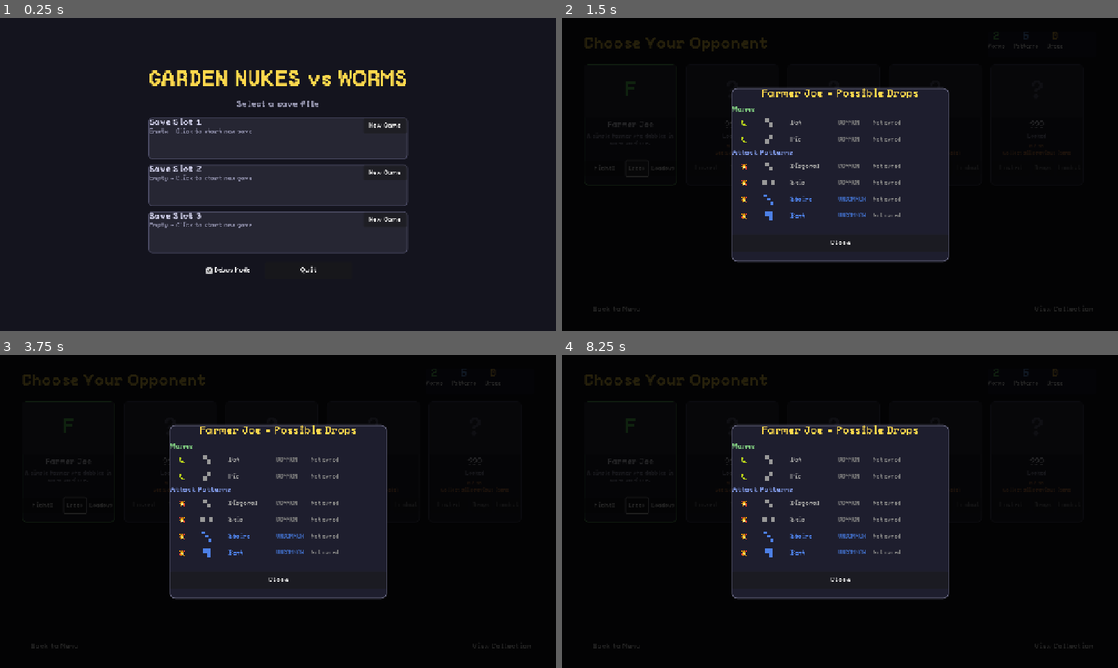
Above: before the commit, frames 1-4 (two rows, left to right).
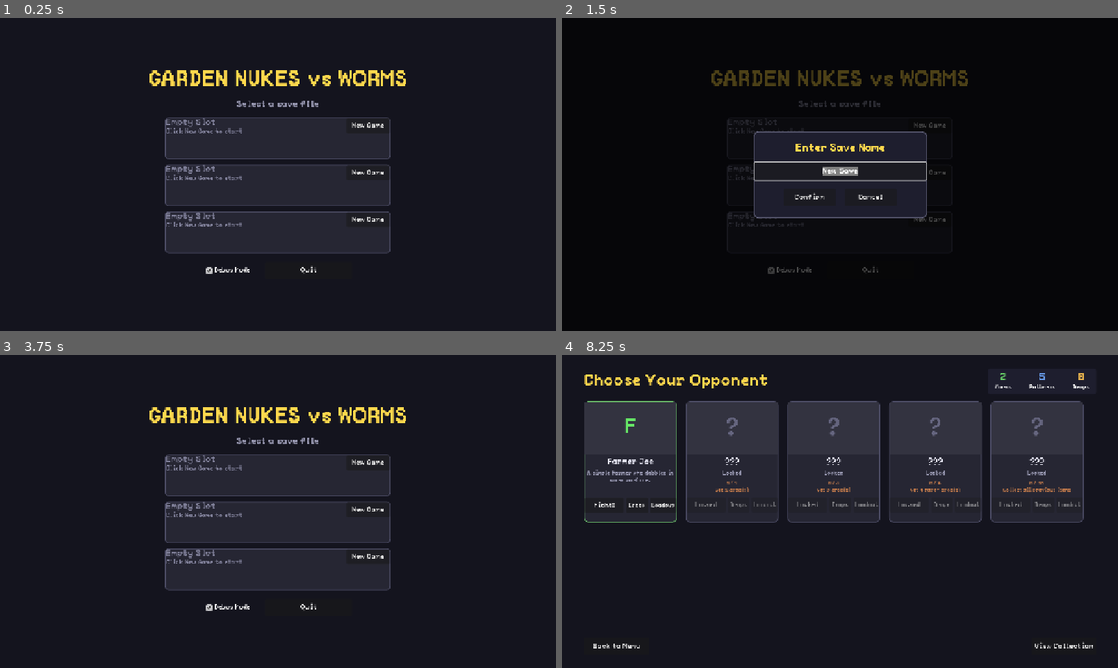
Above: after the commit, the same moments.

Repository: gdg-gdg/goldworm
Game: Godot game, scene res://StartMenu.tscn
Two runs of this game, one before a commit and one after it. Both use one fixed random seed, a clock stepped at 60 frames per second and the inputs below.
Inputs (mouse positions are in pixels of both pictures, inside the frame that each line leads up to):
- Up to frame 1 (0.25 s): no input
- Up to frame 2 (1.5 s): click "New Game" at 0.5 s; click (634, 168) at 1.25 s, where only the run before the commit has a clickable "Drops"
- Up to frame 3 (3.75 s): click (100, 505) at 2 s, where only the run before the commit has a clickable "Loadout"; click (55, 646) at 2.75 s, where only the run before the commit has a clickable "Back to Menu"; click (305, 533) at 3.5 s, where only the run after the commit has a clickable "Cancel"
- Up to frame 4 (8.25 s): click (928, 461) at 4.25 s, where only the run after the commit has a clickable "New Game"; click (928, 508) at 5 s, where only the run after the commit has a clickable "New Game"; click (928, 508) at 5.75 s, where only the run after the commit has a clickable "New Game"; click (928, 555) at 6.5 s, where only the run after the commit has a clickable "New Game"; click (928, 555) at 7.25 s, where only the run after the commit has a clickable "New Game"; click (812, 533) at 8 s, where only the run after the commit has a clickable "Confirm"

The runs differ from the first frame. In frame 1, 1.7% of the frame differs, in the area x 26-74%, y 31-76%; in frame 2, 14%; in frame 3, 59%; in frame 4, 79%, in the area x 0-100%, y 0-100%.

Commit message:
Add save naming, UI centering, and case strip fixes
- Add save name field with rename functionality
- Add name input popup for new game creation
- Center stats panel and reward text
- Add shape visual in result panel
- Add trailing items to case strip to prevent empty space
- Add apply_line_edit to Fonts

Diff:
--- a/Fonts.gd
+++ b/Fonts.gd
@@ -29,3 +29,8 @@
 func apply_button(button: Button, size: int = 14) -> void:
 	button.add_theme_font_override("font", FONT)
 	button.add_theme_font_size_override("font_size", size)
+
+## Apply font to a LineEdit
+func apply_line_edit(line_edit: LineEdit, size: int = 14) -> void:
+	line_edit.add_theme_font_override("font", FONT)
+	line_edit.add_theme_font_size_override("font_size", size)
--- a/NPCMenu.gd
+++ b/NPCMenu.gd
@@ -105,6 +105,8 @@
 
 	# Worms count
 	var worms_vbox := VBoxContainer.new()
+	worms_vbox.size_flags_horizontal = Control.SIZE_EXPAND_FILL
+	worms_vbox.alignment = BoxContainer.ALIGNMENT_CENTER
 	hbox.add_child(worms_vbox)
 
 	var worms_count := Label.new()
@@ -122,6 +124,8 @@
 
 	# Patterns count
 	var patterns_vbox := VBoxContainer.new()
+	patterns_vbox.size_flags_horizontal = Control.SIZE_EXPAND_FILL
+	patterns_vbox.alignment = BoxContainer.ALIGNMENT_CENTER
 	hbox.add_child(patterns_vbox)
 
 	var patterns_count := Label.new()
@@ -139,6 +143,8 @@
 
 	# Drops count
 	var drops_vbox := VBoxContainer.new()
+	drops_vbox.size_flags_horizontal = Control.SIZE_EXPAND_FILL
+	drops_vbox.alignment = BoxContainer.ALIGNMENT_CENTER
 	hbox.add_child(drops_vbox)
 
 	var drops_count := Label.new()
--- a/SaveManager.gd
+++ b/SaveManager.gd
@@ -30,9 +30,10 @@
 # SAVE DATA STRUCTURE
 # =============================================================================
 
-func _create_new_save() -> Dictionary:
+func _create_new_save(save_name: String = "New Save") -> Dictionary:
 	return {
 		"version": 1,
+		"save_name": save_name,
 		"created_at": Time.get_datetime_string_from_system(),
 		"last_played": Time.get_datetime_string_from_system(),
 		"unlocked_worms": STARTING_WORMS.duplicate(),
@@ -66,6 +67,7 @@
 
 	return {
 		"exists": true,
+		"save_name": data.get("save_name", "Save %d" % (slot + 1)),
 		"last_played": data.get("last_played", "Unknown"),
 		"worm_count": data.get("unlocked_worms", []).size(),
 		"pattern_count": data.get("unlocked_patterns", []).size(),
@@ -99,15 +101,37 @@
 # SAVE/LOAD OPERATIONS
 # =============================================================================
 
-func create_new_game(slot: int) -> bool:
+func create_new_game(slot: int, save_name: String = "New Save") -> bool:
 	## Create a new save in the specified slot
-	save_data = _create_new_save()
+	save_data = _create_new_save(save_name)
 	current_slot = slot
 
 	if _write_save():
 		save_created.emit(slot)
 		return true
 	return false
+
+func rename_save(slot: int, new_name: String) -> bool:
+	## Rename an existing save
+	var data := load_slot_data(slot)
+	if data.is_empty():
+		return false
+
+	data["save_name"] = new_name
+
+	var path := get_save_path(slot)
+	var file := FileAccess.open(path, FileAccess.WRITE)
+	if file == null:
+		return false
+
+	file.store_string(JSON.stringify(data, "\t"))
+	file.close()
+
+	# If this is the current slot, update save_data too
+	if current_slot == slot:
+		save_data["save_name"] = new_name
+
+	return true
 
 func load_game(slot: int) -> bool:
 	## Load an existing save
--- a/StartMenu.gd
+++ b/StartMenu.gd
@@ -6,7 +6,13 @@
 
 var slot_buttons: Array = []
 var delete_buttons: Array = []
+var rename_buttons: Array = []
+var slot_name_labels: Array = []
 var selected_slot: int = -1
+var name_input_popup: Control
+var name_input_line: LineEdit
+var pending_slot: int = -1
+var is_rename: bool = false
 
 func _ready() -> void:
 	_build_ui()
@@ -58,13 +64,14 @@
 	var subtitle := Label.new()
 	subtitle.text = "Select a save file"
 	subtitle.horizontal_alignment = HORIZONTAL_ALIGNMENT_CENTER
+	subtitle.size_flags_horizontal = Control.SIZE_EXPAND_FILL
 	Fonts.apply_body(subtitle, 20, Color(0.6, 0.6, 0.7))
 	main_vbox.add_child(subtitle)
 
-	# Slots container (lets you add spacing cleanly)
+	# Slots container (centered)
 	var slots_vbox := VBoxContainer.new()
 	slots_vbox.add_theme_constant_override("separation", 12)
-	slots_vbox.size_flags_horizontal = Control.SIZE_EXPAND_FILL
+	slots_vbox.size_flags_horizontal = Control.SIZE_SHRINK_CENTER
 	main_vbox.add_child(slots_vbox)
 
 	for i in range(SLOT_COUNT):
@@ -118,9 +125,11 @@
 	hbox.add_child(info_vbox)
 
 	var slot_label := Label.new()
+	slot_label.name = "SlotName"
 	slot_label.text = "Save Slot %d" % (slot_index + 1)
 	Fonts.apply_body(slot_label, 20, Color(0.8, 0.8, 0.9))
 	info_vbox.add_child(slot_label)
+	slot_name_labels.append(slot_label)
 
 	var details_label := Label.new()
 	details_label.name = "Details"
@@ -141,12 +150,24 @@
 	btn_vbox.add_child(play_btn)
 	slot_buttons.append(play_btn)
 
+	var btn_row := HBoxContainer.new()
+	btn_row.add_theme_constant_override("separation", 5)
+	btn_vbox.add_child(btn_row)
+
+	var rename_btn := Button.new()
+	rename_btn.text = "Rename"
+	rename_btn.custom_minimum_size = Vector2(70, 30)
+	rename_btn.pressed.connect(_on_slot_rename.bind(slot_index))
+	Fonts.apply_button(rename_btn, 12)
+	btn_row.add_child(rename_btn)
+	rename_buttons.append(rename_btn)
+
 	var delete_btn := Button.new()
 	delete_btn.text = "Delete"
-	delete_btn.custom_minimum_size = Vector2(100, 30)
+	delete_btn.custom_minimum_size = Vector2(70, 30)
 	delete_btn.pressed.connect(_on_slot_delete.bind(slot_index))
-	Fonts.apply_button(delete_btn, 14)
-	btn_vbox.add_child(delete_btn)
+	Fonts.apply_button(delete_btn, 12)
+	btn_row.add_child(delete_btn)
 	delete_buttons.append(delete_btn)
 
 	# Store reference to details label
@@ -162,18 +183,24 @@
 		var details_label: Label = panel.get_meta("details_label")
 
 		if info.get("exists", false):
+			var save_name: String = info.get("save_name", "Save %d" % (i + 1))
 			var worms: int = info.get("worm_count", 0)
 			var patterns: int = info.get("pattern_count", 0)
-			var npcs: int = info.get("npc_count", 0)
 			var drops: int = info.get("total_drops", 0)
+			slot_name_labels[i].text = save_name
+			Fonts.apply_body(slot_name_labels[i], 20, Color(0.9, 0.85, 0.7))
 			details_label.text = "%d Worms | %d Patterns | %d Drops" % [worms, patterns, drops]
 			Fonts.apply_body(details_label, 14, Color(0.7, 0.8, 0.7))
 			slot_buttons[i].text = "Continue"
+			rename_buttons[i].visible = true
 			delete_buttons[i].visible = true
 		else:
-			details_label.text = "Empty - Click to start new game"
+			slot_name_labels[i].text = "Empty Slot"
+			Fonts.apply_body(slot_name_labels[i], 20, Color(0.5, 0.5, 0.6))
+			details_label.text = "Click New Game to start"
 			Fonts.apply_body(details_label, 14, Color(0.5, 0.5, 0.6))
 			slot_buttons[i].text = "New Game"
+			rename_buttons[i].visible = false
 			delete_buttons[i].visible = false
 
 func _on_slot_play(slot_index: int) -> void:
@@ -184,9 +211,115 @@
 		if SaveManager.load_game(slot_index):
 			_go_to_npc_menu()
 	else:
-		# Create new save
-		if SaveManager.create_new_game(slot_index):
+		# Show name input popup for new game
+		pending_slot = slot_index
+		is_rename = false
+		_show_name_popup("Enter Save Name", "New Save")
+
+func _on_slot_rename(slot_index: int) -> void:
+	var info := SaveManager.get_slot_info(slot_index)
+	if not info.get("exists", false):
+		return
+
+	pending_slot = slot_index
+	is_rename = true
+	var current_name: String = info.get("save_name", "Save %d" % (slot_index + 1))
+	_show_name_popup("Rename Save", current_name)
+
+func _show_name_popup(title_text: String, default_name: String) -> void:
+	# Create overlay
+	name_input_popup = ColorRect.new()
+	name_input_popup.set_anchors_preset(Control.PRESET_FULL_RECT)
+	name_input_popup.color = Color(0, 0, 0, 0.7)
+	add_child(name_input_popup)
+
+	# Center container
+	var center := CenterContainer.new()
+	center.set_anchors_preset(Control.PRESET_FULL_RECT)
+	name_input_popup.add_child(center)
+
+	# Popup panel
+	var panel := PanelContainer.new()
+	panel.custom_minimum_size = Vector2(400, 200)
+	center.add_child(panel)
+
+	var style := StyleBoxFlat.new()
+	style.bg_color = Color(0.12, 0.12, 0.18)
+	style.set_corner_radius_all(12)
+	style.border_color = Color(0.4, 0.4, 0.5)
+	style.set_border_width_all(2)
+	panel.add_theme_stylebox_override("panel", style)
+
+	var vbox := VBoxContainer.new()
+	vbox.add_theme_constant_override("separation", 20)
+	vbox.alignment = BoxContainer.ALIGNMENT_CENTER
+	panel.add_child(vbox)
+
+	# Title
+	var title := Label.new()
+	title.text = title_text
+	title.horizontal_alignment = HORIZONTAL_ALIGNMENT_CENTER
+	Fonts.apply_title(title, 24)
+	vbox.add_child(title)
+
+	# Input field
+	name_input_line = LineEdit.new()
+	name_input_line.text = default_name
+	name_input_line.placeholder_text = "Enter name..."
+	name_input_line.custom_minimum_size = Vector2(300, 40)
+	name_input_line.alignment = HORIZONTAL_ALIGNMENT_CENTER
+	name_input_line.select_all_on_focus = true
+	Fonts.apply_line_edit(name_input_line, 18)
+	name_input_line.text_submitted.connect(_on_name_submitted)
+	vbox.add_child(name_input_line)
+
+	# Buttons row
+	var btn_row := HBoxContainer.new()
+	btn_row.alignment = BoxContainer.ALIGNMENT_CENTER
+	btn_row.add_theme_constant_override("separation", 20)
+	vbox.add_child(btn_row)
+
+	var confirm_btn := Button.new()
+	confirm_btn.text = "Confirm"
+	confirm_btn.custom_minimum_size = Vector2(120, 40)
+	confirm_btn.pressed.connect(_on_name_confirmed)
+	Fonts.apply_button(confirm_btn, 16)
+	btn_row.add_child(confirm_btn)
+
+	var cancel_btn := Button.new()
+	cancel_btn.text = "Cancel"
+	cancel_btn.custom_minimum_size = Vector2(120, 40)
+	cancel_btn.pressed.connect(_on_name_cancelled)
+	Fonts.apply_button(cancel_btn, 16)
+	btn_row.add_child(cancel_btn)
+
+	# Focus the input
+	name_input_line.grab_focus()
+
+func _on_name_submitted(_text: String) -> void:
+	_on_name_confirmed()
+
+func _on_name_confirmed() -> void:
+	var save_name := name_input_line.text.strip_edges()
+	if save_name.is_empty():
+		save_name = "New Save"
+
+	name_input_popup.queue_free()
+	name_input_popup = null
+
+	if is_rename:
+		if SaveManager.rename_save(pending_slot, save_name):
+			_update_slots()
+	else:
+		if SaveManager.create_new_game(pending_slot, save_name):
 			_go_to_npc_menu()
+
+	pending_slot = -1
+
+func _on_name_cancelled() -> void:
+	name_input_popup.queue_free()
+	name_input_popup = null
+	pending_slot = -1
 
 func _on_slot_delete(slot_index: int) -> void:
 	# Show confirmation dialog
--- a/VictoryScreen.gd
+++ b/VictoryScreen.gd
@@ -113,8 +113,9 @@
 	box_panel.add_child(box_vbox)
 
 	var box_icon := Label.new()
-	box_icon.text = "🎁"
+	box_icon.text = "?"
 	box_icon.horizontal_alignment = HORIZONTAL_ALIGNMENT_CENTER
+	box_icon.size_flags_horizontal = Control.SIZE_EXPAND_FILL
 	Fonts.apply_body(box_icon, 64, Color.WHITE)
 	box_icon.mouse_filter = Control.MOUSE_FILTER_IGNORE
 	box_vbox.add_child(box_icon)
@@ -122,6 +123,7 @@
 	var box_label := Label.new()
 	box_label.text = "CLICK TO OPEN"
 	box_label.horizontal_alignment = HORIZONTAL_ALIGNMENT_CENTER
+	box_label.size_flags_horizontal = Control.SIZE_EXPAND_FILL
 	Fonts.apply_body(box_label, 16, Color(0.9, 0.7, 0.3))
 	box_label.mouse_filter = Control.MOUSE_FILTER_IGNORE
 	box_vbox.add_child(box_label)
@@ -548,6 +550,10 @@
 	# Build a long strip with the winning item near the end
 	var winning_index := STRIP_ITEMS - VISIBLE_ITEMS / 2 - 2 + randi() % 3
 
+	# Calculate how many trailing items we need after the winner
+	# Need enough to fill the right side of the visible area
+	var trailing_items := VISIBLE_ITEMS / 2 + 3
+
 	for i in range(STRIP_ITEMS):
 		var item: Dictionary
 		if i == winning_index:
@@ -558,6 +564,12 @@
 		var item_panel := _create_item_panel(item, true)
 		strip.add_child(item_panel)
 
+	# Add extra trailing items after the main strip to prevent empty space on the right
+	for i in range(trailing_items):
+		var item: Dictionary = loot_pool[randi() % loot_pool.size()]
+		var item_panel := _create_item_panel(item, true)
+		strip.add_child(item_panel)
+
 	# Wait a frame for sizes to be valid
 	await get_tree().process_frame
 
@@ -616,17 +628,18 @@
 
 	var hbox := HBoxContainer.new()
 	hbox.add_theme_constant_override("separation", 20)
+	hbox.alignment = BoxContainer.ALIGNMENT_CENTER
 	result_panel.add_child(hbox)
 
-	# Icon
-	var icon := Label.new()
-	icon.text = "🐛" if loot_item.get("type") == "worm" else "💥"
-	Fonts.apply_body(icon, 48, Color.WHITE)
-	hbox.add_child(icon)
+	# Shape visual icon
+	var cells: Array = loot_item.get("cells", [])
+	var shape := _create_shape_visual(cells, rarity_color, 10.0)
+	hbox.add_child(shape)
 
 	# Info
 	var info_vbox := VBoxContainer.new()
 	info_vbox.add_theme_constant_override("separation", 5)
+	info_vbox.alignment = BoxContainer.ALIGNMENT_CENTER
 	hbox.add_child(info_vbox)
 
 	var rarity_label := Label.new()
@@ -664,3 +677,34 @@
 
 func _on_continue() -> void:
 	get_tree().change_scene_to_file("res://NPCMenu.tscn")
+
+func _create_shape_visual(cells: Array, color: Color, size: float = 12.0) -> Control:
+	var container := Control.new()
+
+	if cells.is_empty():
+		return container
+
+	# Find bounds
+	var min_x := 0
+	var max_x := 0
+	var min_y := 0
+	var max_y := 0
+	for cell in cells:
+		min_x = mini(min_x, cell.x)
+		max_x = maxi(max_x, cell.x)
+		min_y = mini(min_y, cell.y)
+		max_y = maxi(max_y, cell.y)
+
+	var width := max_x - min_x + 1
+	var height := max_y - min_y + 1
+
+	container.custom_minimum_size = Vector2(width * (size + 2), height * (size + 2))
+
+	for cell in cells:
+		var dot := ColorRect.new()
+		dot.custom_minimum_size = Vector2(size, size)
+		dot.color = color
+		dot.position = Vector2((cell.x - min_x) * (size + 2), (cell.y - min_y) * (size + 2))
+		container.add_child(dot)
+
+	return container
